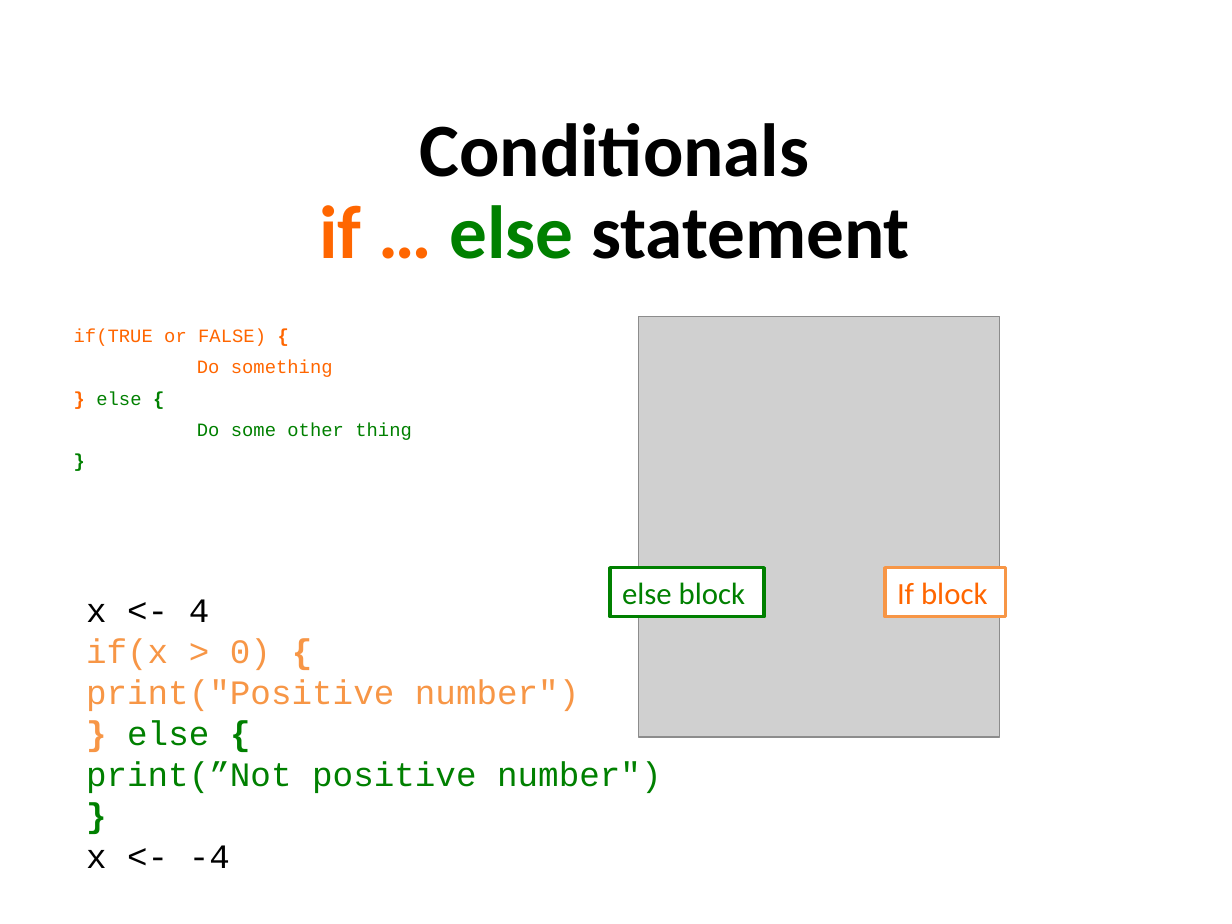
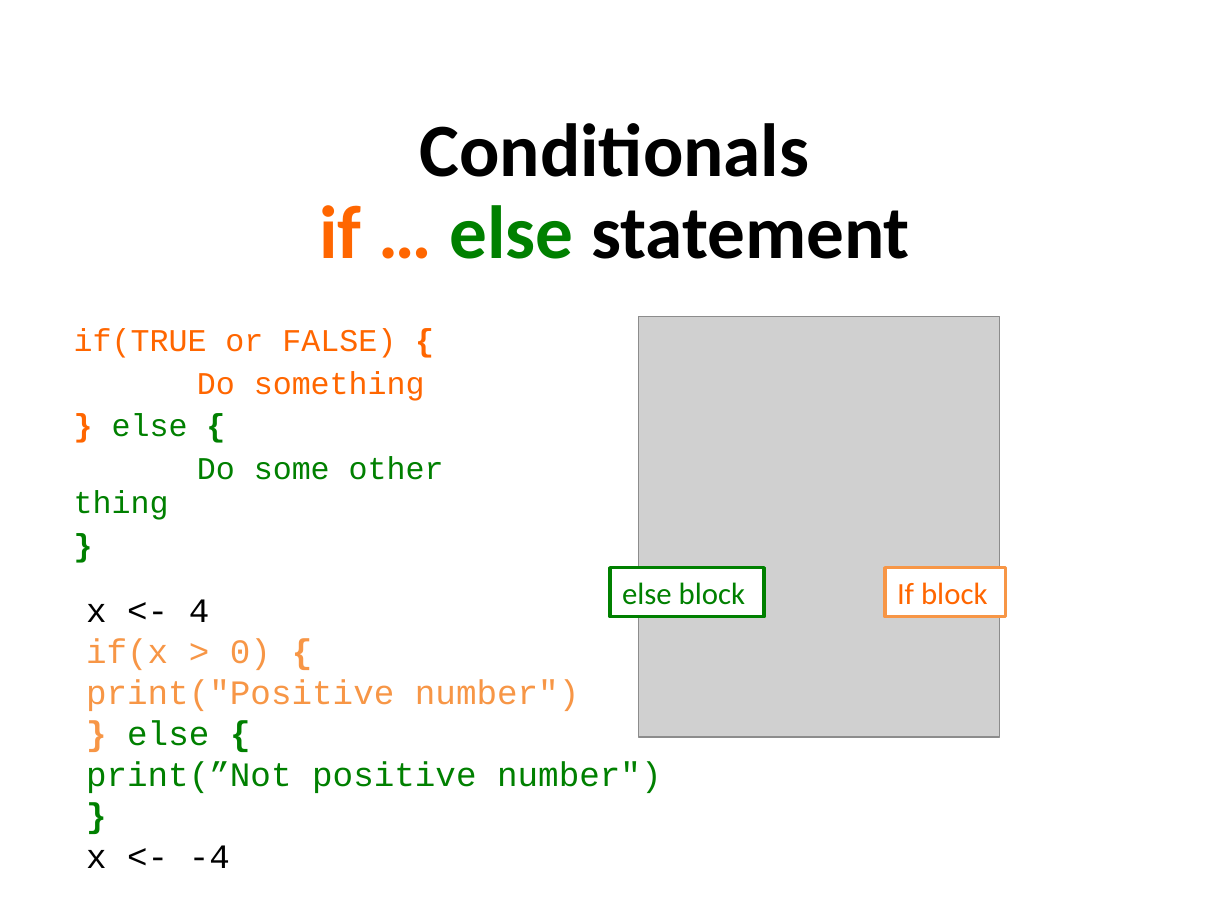
Before and after one commit to sraorao/MSD_R_course_HT2022, a slide deck: slide 5 of powerpoint/Session2.pptx. Drawn at 1232x924 pixels with LibreOffice and Linux fonts; fonts in the diff are those of the drawing; grey boxes stand for pictures. Boxes give left, top, right and bottom in pixels: in the first picture for what was removed or moved away, otherwise in the second. Text is boxed around its words. In the diff, an @@ line names an element or a change of style, - is before the commit and + after.

```diff
--- a/powerpoint/Session2.pptx
+++ b/powerpoint/Session2.pptx
@@ text "if(TRUE or FALSE) {" at box(74, 328, 444, 520): size 11 to 18.5 pt; line spacing 1 to 0.9 @@
```
Also in this commit, not shown: 6 other slides changed, 1 slide removed, 1 other file.
